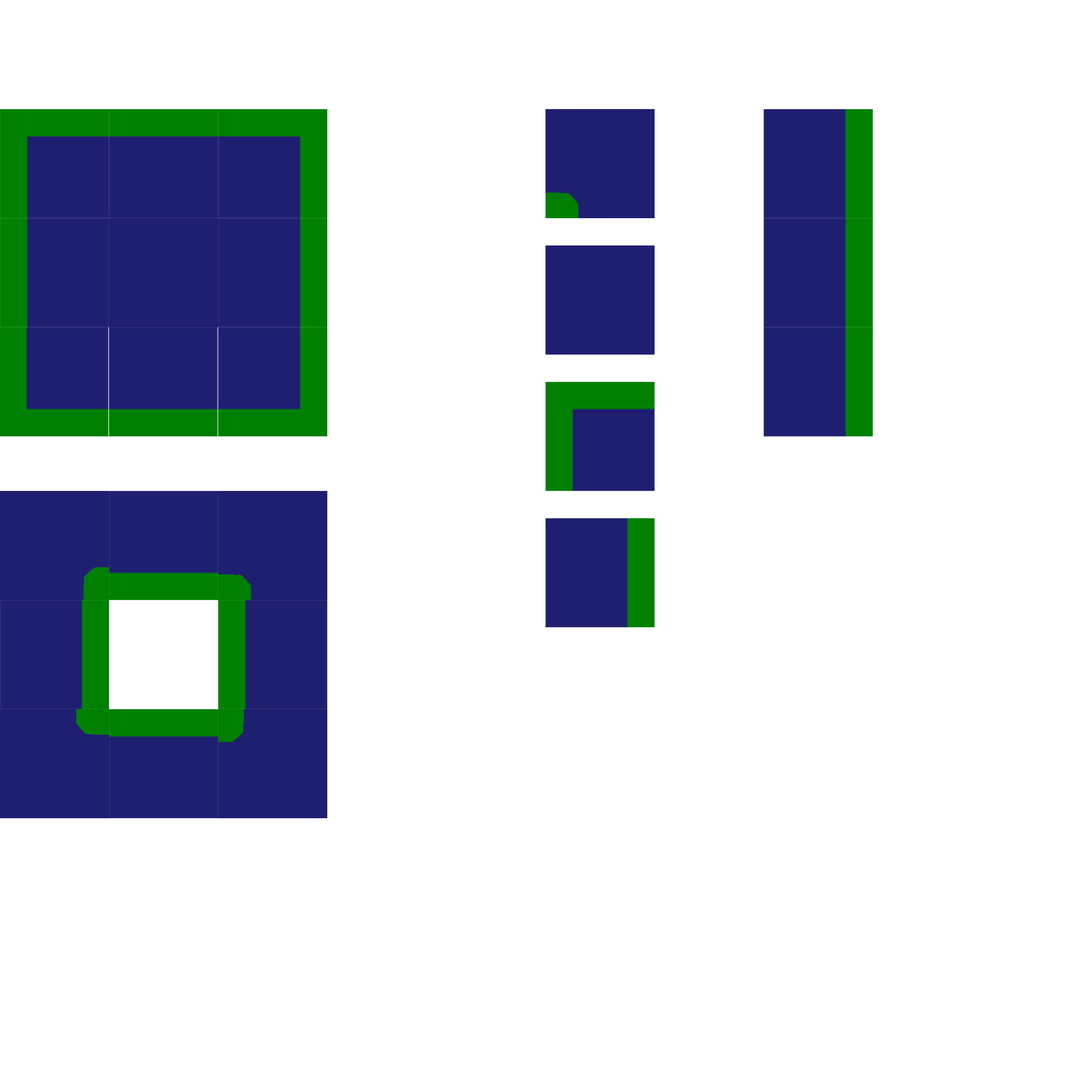
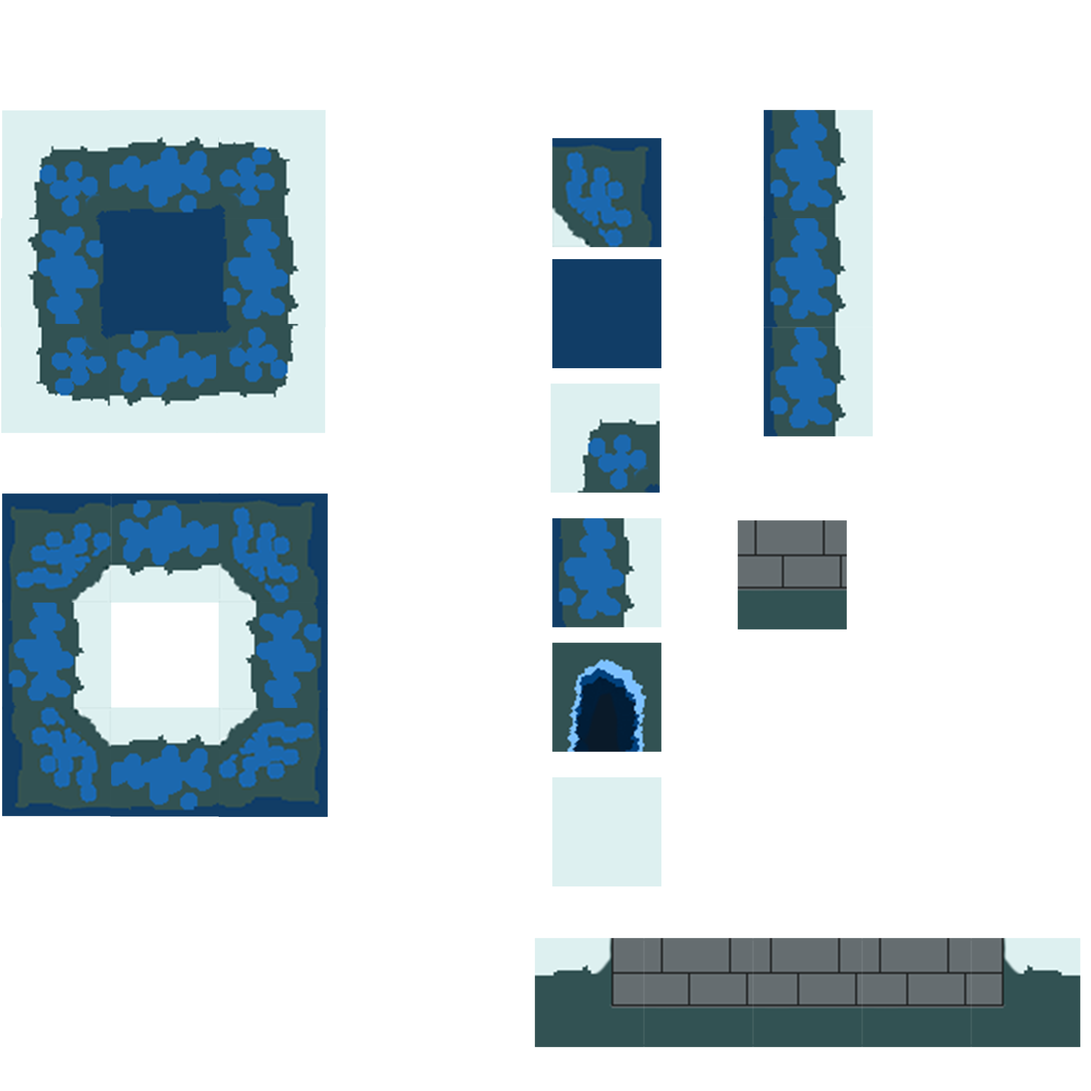
Before/after of a 1091x1091 layered artwork. What changed in the layer stack:
renamed "Corner (Inner)" to "Corner (Inner)11", moved it above "filler2", painted on it over left=545, top=109, right=662, bottom=248
renamed "filler" to "filler1", painted on it over left=545, top=245, right=662, bottom=369
painted on "Corner (other)" over left=545, top=382, right=661, bottom=493
added group "Corner inner" with 4 layers above "filler" over left=2, top=493, right=328, bottom=818
renamed "Corner (Inner) copy 2" to "Corner (Inner)11 copy 2", moved it into group "Corner inner", painted on it over left=0, top=491, right=112, bottom=603
renamed "Corner (Inner) copy" to "Corner (Inner)11 copy", moved it into group "Corner inner", painted on it over left=218, top=491, right=328, bottom=603
renamed "Corner (Inner) copy 4" to "Corner (Inner)11 copy 4", moved it into group "Corner inner", painted on it over left=0, top=707, right=112, bottom=819
painted on "Corner (other) copy 4" over left=0, top=109, right=112, bottom=220
painted on "Corner (other) copy 3" over left=216, top=324, right=328, bottom=437
painted on "Corner (other) copy 2" over left=0, top=324, right=111, bottom=437
painted on "Corner (other) copy" over left=216, top=109, right=328, bottom=220
renamed "Side copy" to "Side31 copy", painted on it over left=216, top=218, right=328, bottom=328
renamed "Side copy 8" to "Side31 copy 8", painted on it over left=218, top=600, right=328, bottom=712
renamed "Side copy 10" to "Side31 copy 10", painted on it over left=109, top=707, right=220, bottom=819
renamed "Side copy 11" to "Side31 copy 11", painted on it over left=109, top=491, right=221, bottom=603
renamed "Side copy 4" to "Side31 copy 4", painted on it over left=545, top=518, right=662, bottom=628
renamed "Side copy 3" to "Side31 copy 3", painted on it over left=108, top=324, right=219, bottom=437
…and 16 more changes (8 added, 8 painted, 8 renamed, 1 stack)
